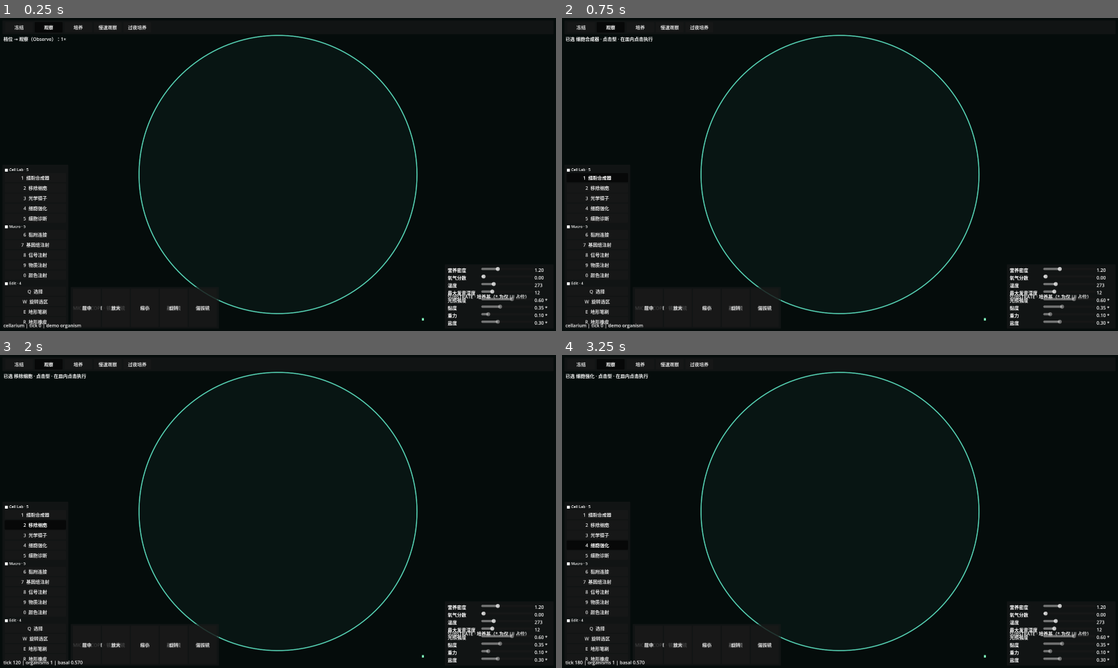
Above: before the commit, frames 1-4 (two rows, left to right).
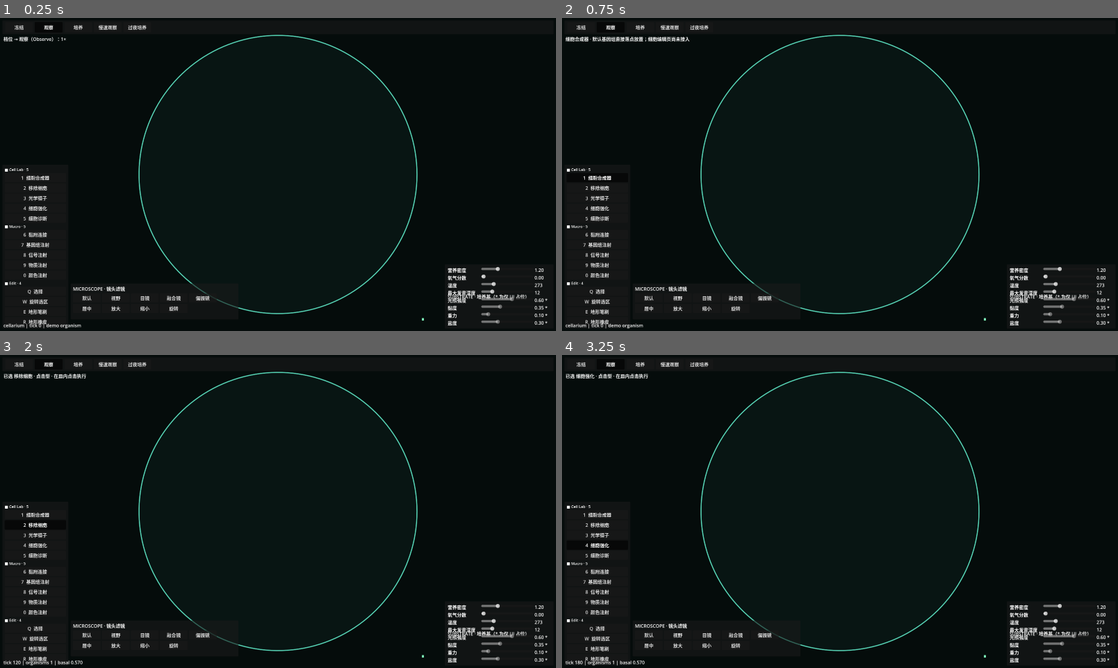
Above: after the commit, the same moments.

Repository: Oatol/cellarium
Game: Godot game, scene res://scenes/main.tscn
The game is run twice, just before and just after one commit, with the same random seed, the same clock (stepped at 60 frames per second) and the same inputs.
Inputs:
- Up to frame 1 (0.25 s): no input
- Up to frame 2 (0.75 s): click "1 细胞合成器" at 0.5 s
- Up to frame 3 (2 s): click "2 移除细胞" at 1.25 s
- Up to frame 4 (3.25 s): click "3 光学镊子" at 2 s; click "4 细胞强化" at 2.75 s

The runs differ from the first frame. In frame 1, 0.4% of the frame differs, in the area x 13-43%, y 84-94%; in frame 2, 0.7%, in the area x 0-43%, y 6-94%; in frame 3, 0.4%; in frame 4, 0.4%.

Commit message:
修复 UI 相对路径与镜头面板布局，发布 v0.6.1

Diff:
--- a/godot/cellarium-release/project.godot
+++ b/godot/cellarium-release/project.godot
@@ -12,7 +12,7 @@
 
 config/name="cellarium"
 config/description="创生模拟器 · 木卫二冰下海洋人工生命沙盒（多细胞协作 / 开放式进化）"
-config/version="0.6.0"
+config/version="0.6.1"
 run/main_scene="res://scenes/main.tscn"
 config/features=PackedStringArray("4.7", "Forward Plus")
 
--- a/godot/cellarium-release/scenes/main.tscn
+++ b/godot/cellarium-release/scenes/main.tscn
@@ -27,10 +27,10 @@
 script = ExtResource("7_links")
 
 [node name="CellLayer" type="Node2D" parent="DishView" unique_id=1347782208]
+visible = false
 script = ExtResource("8_cells")
-visible = false
-
-[node name="CellBatch" type="MultiMeshInstance2D" parent="DishView"]
+
+[node name="CellBatch" type="MultiMeshInstance2D" parent="DishView" unique_id=1492566719]
 script = ExtResource("11_batch")
 
 [node name="ParticleLayer" type="Node2D" parent="DishView" unique_id=910565151]
@@ -63,7 +63,7 @@
 
 [node name="UI" type="CanvasLayer" parent="." unique_id=554468281]
 
-[node name="Postprocess" type="ColorRect" parent="UI"]
+[node name="Postprocess" type="ColorRect" parent="UI" unique_id=1490145301]
 script = ExtResource("12_post")
 
 [node name="HUD" type="Control" parent="UI" unique_id=2040799551]
@@ -75,16 +75,16 @@
 grow_vertical = 2
 mouse_filter = 2
 script = ExtResource("9_hud")
-command_bus_path = NodePath("Simulation/CommandBus")
-tick_core_path = NodePath("Simulation/TickCore")
-environment_path = NodePath("Simulation/EnvironmentManager")
-organism_manager_path = NodePath("Simulation/OrganismManager")
-camera_path = NodePath("Camera2D")
+command_bus_path = NodePath("../../Simulation/CommandBus")
+tick_core_path = NodePath("../../Simulation/TickCore")
+environment_path = NodePath("../../Simulation/EnvironmentManager")
+organism_manager_path = NodePath("../../Simulation/OrganismManager")
+camera_path = NodePath("../../Camera2D")
 mode_row_path = NodePath("TopBar/Panel/ModeRow")
 tool_groups_path = NodePath("ToolDock/Panel/ToolGroups")
 substrate_rows_path = NodePath("SubstratePanel/Panel/SubstrateRows")
-lens_row_path = NodePath("MicroscopePanel/Panel/LensRow")
-view_row_path = NodePath("MicroscopePanel/Panel/ViewRow")
+lens_row_path = NodePath("MicroscopePanel/Panel/Content/LensRow")
+view_row_path = NodePath("MicroscopePanel/Panel/Content/ViewRow")
 
 [node name="TopBar" type="PanelContainer" parent="UI/HUD" unique_id=204459800]
 layout_mode = 1
@@ -164,9 +164,9 @@
 anchor_top = 1.0
 anchor_bottom = 1.0
 offset_left = 244.0
-offset_top = -152.0
-offset_right = 632.0
-offset_bottom = -8.0
+offset_top = -164.0
+offset_right = 824.0
+offset_bottom = -40.0
 grow_vertical = 0
 
 [node name="Panel" type="MarginContainer" parent="UI/HUD/MicroscopePanel" unique_id=928099582]
@@ -176,15 +176,19 @@
 theme_override_constants/margin_right = 8
 theme_override_constants/margin_bottom = 6
 
-[node name="LensTitle" type="Label" parent="UI/HUD/MicroscopePanel/Panel" unique_id=1162399343]
+[node name="Content" type="VBoxContainer" parent="UI/HUD/MicroscopePanel/Panel" unique_id=1162399342]
+layout_mode = 2
+theme_override_constants/separation = 4
+
+[node name="LensTitle" type="Label" parent="UI/HUD/MicroscopePanel/Panel/Content" unique_id=1162399343]
 layout_mode = 2
 text = "MICROSCOPE · 镜头滤镜"
 
-[node name="LensRow" type="HBoxContainer" parent="UI/HUD/MicroscopePanel/Panel" unique_id=1562735435]
+[node name="LensRow" type="HBoxContainer" parent="UI/HUD/MicroscopePanel/Panel/Content" unique_id=1562735435]
 layout_mode = 2
 theme_override_constants/separation = 4
 
-[node name="ViewRow" type="HBoxContainer" parent="UI/HUD/MicroscopePanel/Panel" unique_id=1302842733]
+[node name="ViewRow" type="HBoxContainer" parent="UI/HUD/MicroscopePanel/Panel/Content" unique_id=1302842733]
 layout_mode = 2
 theme_override_constants/separation = 4
 
@@ -195,7 +199,7 @@
 anchor_right = 1.0
 anchor_bottom = 1.0
 offset_left = 12.0
-offset_top = -30.0
+offset_top = -28.0
 offset_right = 900.0
 offset_bottom = -8.0
 grow_horizontal = 2
--- a/godot/cellarium-release/scripts/Main.gd
+++ b/godot/cellarium-release/scripts/Main.gd
@@ -120,6 +120,17 @@
 		game_hud.call("apply_result", str(command.get("type", "?")), result)
 	print("[cellarium] cmd ", command.get("type", "?"), " result=", result, " @tick ", tick_index)
 
+## 冻结/暂停档没有下一 tick，用户干预必须立即经 CommandBus 落盘。
+## 仍然保持「唯一写入口」契约：不绕过 CommandBus，只是同步 flush 待执行批次。
+func _flush_commands_if_paused() -> void:
+	if command_bus == null:
+		return
+	var paused: bool = tick_core == null or not bool(tick_core.get("running")) or float(tick_core.get("speed_scale")) <= 0.0
+	if not paused:
+		return
+	var tick_index: int = int(tick_core.get("tick_index")) if tick_core != null else 0
+	command_bus.call("execute_tick_commands", tick_index)
+
 func _unhandled_input(event: InputEvent) -> void:
 	if event is InputEventKey and event.pressed and not event.echo:
 		var key_event: InputEventKey = event as InputEventKey
@@ -155,4 +166,6 @@
 		var mouse_button: InputEventMouseButton = event as InputEventMouseButton
 		if mouse_button.button_index == MOUSE_BUTTON_LEFT and mouse_button.pressed:
 			var world_position: Vector2 = get_global_mouse_position()
-			game_hud.call("world_action", world_position, Vector2.ZERO)
+			var accepted: bool = bool(game_hud.call("world_action", world_position, Vector2.ZERO))
+			if accepted:
+				_flush_commands_if_paused()
--- a/godot/cellarium-release/scripts/ui/GameHUD.gd
+++ b/godot/cellarium-release/scripts/ui/GameHUD.gd
@@ -15,8 +15,8 @@
 @export var mode_row_path: NodePath = ^"TopBar/ModeRow"
 @export var tool_groups_path: NodePath = ^"ToolDock/ToolGroups"
 @export var substrate_rows_path: NodePath = ^"SubstratePanel/SubstrateRows"
-@export var lens_row_path: NodePath = ^"MicroscopePanel/LensRow"
-@export var view_row_path: NodePath = ^"MicroscopePanel/ViewRow"
+@export var lens_row_path: NodePath = ^"MicroscopePanel/Panel/Content/LensRow"
+@export var view_row_path: NodePath = ^"MicroscopePanel/Panel/Content/ViewRow"
 @export var feedback_path: NodePath = ^"FeedbackLabel"
 
 signal tool_changed(tool: Dictionary)
@@ -218,7 +218,10 @@
 		_tool_buttons[i].set_pressed_no_signal(i == index)
 	var tool: Dictionary = _tools[index]
 	tool_changed.emit(tool)
-	_set_feedback("已选 %s · %s · 在皿内点击执行" % [tool.get("name", "?"), tool.get("mode", "?")])
+	if str(tool.get("id", "")) == "SPAWN":
+		_set_feedback("细胞合成器 · 默认基因组直接落点放置；细胞编辑页尚未接入")
+	else:
+		_set_feedback("已选 %s · %s · 在皿内点击执行" % [tool.get("name", "?"), tool.get("mode", "?")])
 
 func _on_substrate_changed(value: float, index: int) -> void:
 	if index < 0 or index >= _substrate.size():
@@ -289,12 +292,17 @@
 	if command_bus == null:
 		return false
 	command_bus.call("enqueue", command)
-	_set_feedback("%s → CommandBus 入队（下一 tick 生效） @ (%.1f, %.1f)" % [tool.get("name", "?"), world_position.x, world_position.y])
+	if str(tool.get("id", "")) == "SPAWN":
+		_set_feedback("细胞合成器 → 默认基因组落点 (%.1f, %.1f)；编辑页未接入" % [world_position.x, world_position.y])
+	else:
+		_set_feedback("%s → CommandBus 入队（下一 tick 生效） @ (%.1f, %.1f)" % [tool.get("name", "?"), world_position.x, world_position.y])
 	return true
 
 func apply_result(command_type: String, result: int) -> void:
 	## Main 在执行命令后回传结果，用于状态栏反馈。
 	if result >= 0:
 		_set_feedback("%s 执行成功 · code=%d" % [command_type, result])
+	elif command_type == "SPAWN":
+		_set_feedback("SPAWN 未执行 · code=%d · 请点在皿内；冻结档已自动 flush" % result)
 	else:
 		_set_feedback("%s 未执行 · code=%d" % [command_type, result])
--- a/godot/cellarium-release/tools/SmokeTest.gd
+++ b/godot/cellarium-release/tools/SmokeTest.gd
@@ -98,6 +98,8 @@
 		failures += 1
 	if not await _check_tool_command_loop():
 		failures += 1
+	if not await _check_microscope_layout():
+		failures += 1
 	if not _check_predation():
 		failures += 1
 	if not _check_energy_ledger():
@@ -992,6 +994,22 @@
 		instance.queue_free()
 		return false
 
+	# 冻结档点击：HUD → CommandBus → 立即 flush，合成器必须能落点。
+	var before_hud_spawn: int = int(cells.call("size"))
+	if not bool(hud.call("world_action", Vector2(250, 250), Vector2.ZERO)):
+		push_error("SmokeTest: HUD world_action rejected SPAWN")
+		instance.queue_free()
+		return false
+	if int(cells.call("size")) != before_hud_spawn:
+		push_error("SmokeTest: HUD SPAWN mutated state before flush")
+		instance.queue_free()
+		return false
+	instance.call("_flush_commands_if_paused")
+	if int(cells.call("size")) != before_hud_spawn + 1:
+		push_error("SmokeTest: frozen-mode HUD SPAWN did not place cell")
+		instance.queue_free()
+		return false
+
 	var hud_tools: int = hud.get("_tool_buttons").size()
 	var hud_modes: int = hud.get("_mode_buttons").size()
 	if hud_tools != 14 or hud_modes != 5:
@@ -1004,7 +1022,49 @@
 		return false
 
 	instance.queue_free()
-	print("SmokeTest: OK tool loop SPAWN/BOOST/INJECT_COLOR/SELECT + HUD 14 tools 5 modes")
+	print("SmokeTest: OK tool loop SPAWN/BOOST/INJECT_COLOR/SELECT + frozen click + HUD 14 tools 5 modes")
+	return true
+
+func _check_microscope_layout() -> bool:
+	var scene: PackedScene = load("res://scenes/main.tscn") as PackedScene
+	if scene == null:
+		push_error("SmokeTest: microscope layout scene missing")
+		return false
+	var instance: Node = scene.instantiate()
+	root.add_child(instance)
+	await process_frame
+	await process_frame
+	var panel: Control = instance.get_node_or_null("UI/HUD/MicroscopePanel") as Control
+	var lens: HBoxContainer = instance.get_node_or_null("UI/HUD/MicroscopePanel/Panel/Content/LensRow") as HBoxContainer
+	var view: HBoxContainer = instance.get_node_or_null("UI/HUD/MicroscopePanel/Panel/Content/ViewRow") as HBoxContainer
+	var status: Control = instance.get_node_or_null("UI/HUD/StatusBar") as Control
+	if panel == null or lens == null or view == null or status == null:
+		push_error("SmokeTest: microscope layout nodes missing")
+		instance.queue_free()
+		return false
+	if lens.get_child_count() != 5 or view.get_child_count() != 4:
+		push_error("SmokeTest: lens/view button count mismatch")
+		instance.queue_free()
+		return false
+	var panel_rect: Rect2 = panel.get_global_rect()
+	var lens_rect: Rect2 = lens.get_global_rect()
+	var status_rect: Rect2 = status.get_global_rect()
+	if lens_rect.end.x > panel_rect.end.x + 0.5:
+		push_error("SmokeTest: lens row overflows microscope panel")
+		instance.queue_free()
+		return false
+	if panel_rect.end.y > status_rect.position.y + 0.5:
+		push_error("SmokeTest: microscope panel overlaps status bar")
+		instance.queue_free()
+		return false
+	var last_button: Control = lens.get_child(lens.get_child_count() - 1) as Control
+	if last_button == null or last_button.get_global_rect().end.x > lens_rect.end.x + 0.5:
+		push_error("SmokeTest: rightmost lens button is clipped")
+		instance.queue_free()
+		return false
+	print("SmokeTest: OK microscope layout / lens buttons visible / status bar clear")
+	instance.queue_free()
+	await process_frame
 	return true
 
 func _check_predation() -> bool:
Not shown: 1 places in godot/cellarium-release/scenes/main.tscn that only renumber resources
Not shown, changed: CHANGELOG.md
